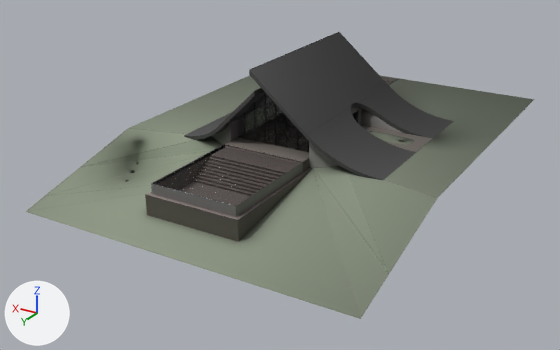
An edit to the glTF model cabana-tusa.glb, drawn before and after from the same camera.
Rendered twice from a 50 mm camera at (-30.1, 58.4, 22.7) aimed at (0.8, 6.9, -3.0). Every picture has the same lights, and +X, +Y and +Z are marked at lower left. The first picture is the older version. Where no turn or scale is listed for an object, it has been applied to the vertices.

Before the edit, the objects in view are built like this:
```python
me_mesh_27 = bpy.data.meshes.new('Mesh_27')
me_mesh_27.from_pydata(...)  # 865 vertices, 614 faces; spans x 103.6..121.7, y 39.3..73.6, z -2.5..5.2
me_mesh_27.materials.append(mat_custom__1)  # picture img_floor
me_mesh_66 = bpy.data.meshes.new('Mesh_66')
me_mesh_66.from_pydata(...)  # 658 vertices, 484 faces; spans x 110.22..117.73, y 50.65..61.98, z -0.05..5.95
me_mesh_66.materials.append(mat_glass)  # white #ffffff
me_mesh_707 = bpy.data.meshes.new('Mesh_707')
me_mesh_707.from_pydata(...)  # 1175 vertices, 893 faces; spans x 106.2..119.9, y 49.9..73.3, z -0.8..6.2
me_mesh_707.materials.append(mat_plaster)  # picture img_walls
ob_mesh_27 = bpy.data.objects.new('Mesh_27', me_mesh_27)
ob_mesh_27.location = (-113.35, -54.13, 0.0)
ob_mesh_66 = bpy.data.objects.new('Mesh_66', me_mesh_66)
ob_mesh_66.location = (-113.35, -54.13, 0.0)
ob_mesh_707 = bpy.data.objects.new('Mesh_707', me_mesh_707)
ob_mesh_707.location = (-113.35, -54.13, 0.0)
# also in view: 'Mesh_670' at (-0.3, 3.8, -1.5); 'Mesh_269' at (-0.7, 2.3, 3.2)
```
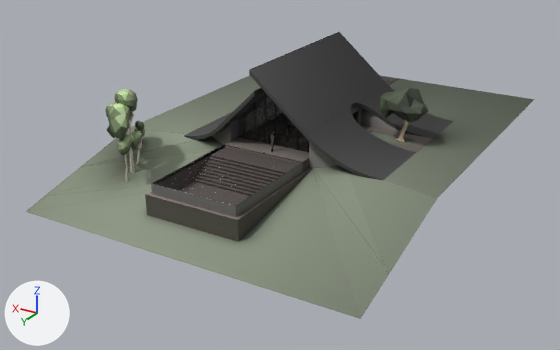
Boxes [x1, y1, x2, y2] around the edits, measured in the pictures (560 x 350 px):
'3DGeom-1', added (green): after [105, 89, 146, 182]
    faces in mat_0077_darkgreen (picture img_arboles): [105, 89, 146, 156]
    faces in mat_0035_tan (light grey #c1b8aa): [125, 111, 142, 182]
'3DGeom-4', added: after [380, 88, 428, 142]
    faces in mat_0077_darkgreen (picture img_arboles): [380, 88, 428, 122]

The change, as a diff of the scene's bpy script:
```diff
--- a/cabana-tusa.glb.py
+++ b/cabana-tusa.glb.py
@@ img_arboles @@
+img_arboles = load_image('arboles', '_unpacked/arboles', 1024, 1024, 'sRGB')
@@ mat_0077_darkgreen @@
+mat_0077_darkgreen = principled_material('[0077_DarkGreen]')
+mat_0077_darkgreen.texture = img_arboles
@@ mat_color_c08 @@
+mat_color_c08 = principled_material('[Color C08]')
+mat_color_c08.base_color = (0.557, 0.435, 0.282)  # beige #c5b091
@@ mat_0035_tan @@
+mat_0035_tan = principled_material('[0035_Tan]')
+mat_0035_tan.base_color = (0.533, 0.478, 0.4)  # light grey #c1b8aa
@@ me_mesh_3 @@
+me_mesh_3.from_pydata(...)  # 281 vertices, 550 faces; spans x -2.48..1.98, y -1.49..1.91, z 1.69..6.26
+# faces by material slot: [80, 470]
+me_mesh_3.materials.append(mat_0077_darkgreen)  # picture img_arboles
+me_mesh_3.materials.append(mat_color_c08)  # beige #c5b091
@@ me_mesh_0 @@
+me_mesh_0.from_pydata(...)  # 754 vertices, 1456 faces; spans x -1.72..2.85, y -3.34..2.64, z -0.76..6.53
+# faces by material slot: [800, 656]
+me_mesh_0.materials.append(mat_0077_darkgreen)  # picture img_arboles
+me_mesh_0.materials.append(mat_0035_tan)  # light grey #c1b8aa
@@ ob_3dgeom_4 @@
+ob_3dgeom_4 = bpy.data.objects.new('3DGeom-4', me_mesh_3)
+ob_3dgeom_4.location = (-7.5, 1.49, -1.69)
@@ ob_3dgeom_1 @@
+ob_3dgeom_1 = bpy.data.objects.new('3DGeom-1', me_mesh_0)
+ob_3dgeom_1.location = (9.56, 15.24, -1.26)
```
